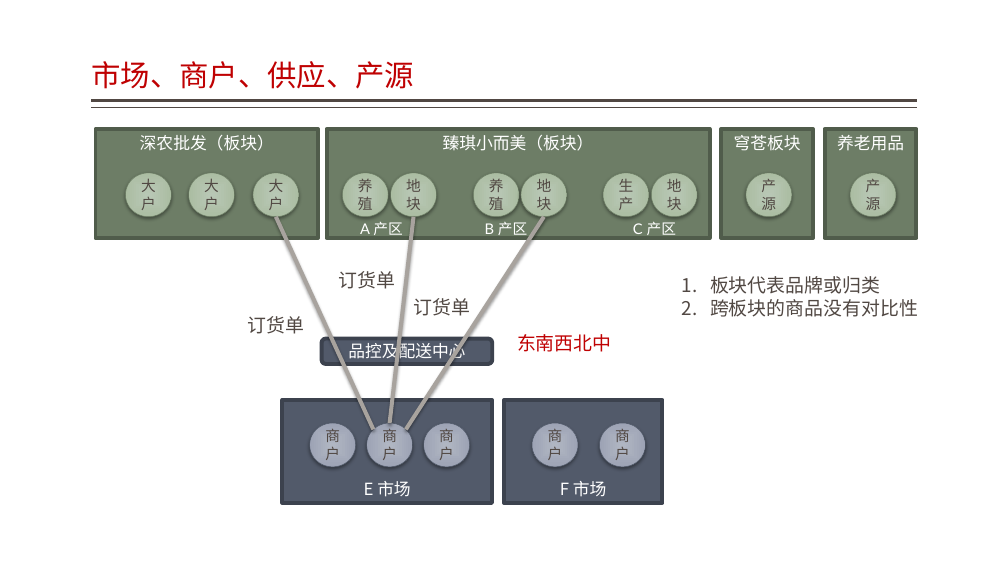
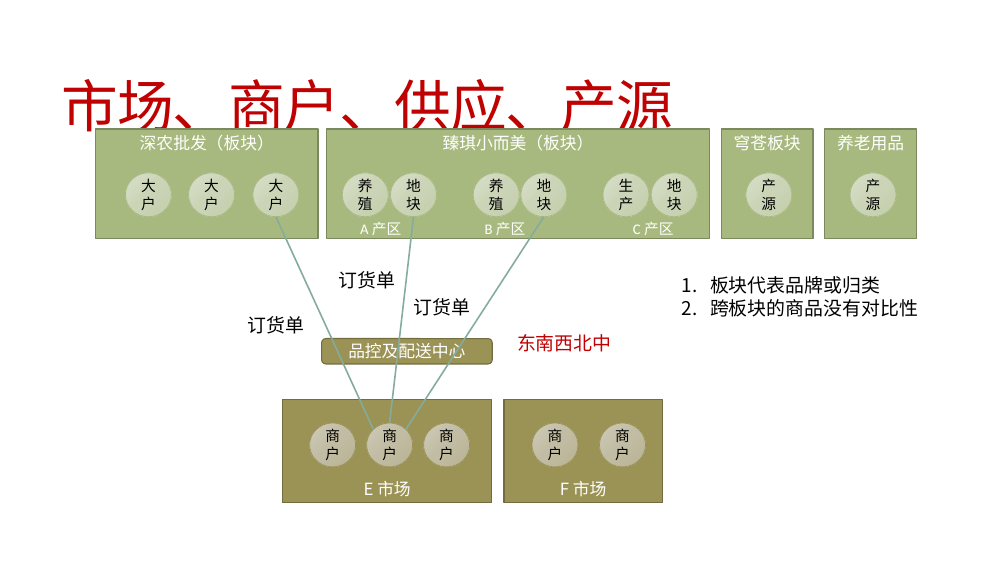
Before and after one commit to jzgi/chainsmart, a slide deck: slide 23 of Docs/中惠农通平台设计.pptx (slide 18 before the commit). Drawn at 1008x567 pixels with LibreOffice and Linux fonts; fonts in the diff are those of the drawing. Boxes give left, top, right and bottom in pixels: in the first picture for what was removed or moved away, otherwise in the second. Text is boxed around its words. In the diff, an @@ line names an element or a change of style, - is before the commit and + after.

```diff
--- a/Docs/中惠农通平台设计.pptx
+++ b/Docs/中惠农通平台设计.pptx
@@ title "市场、商户、供应、产源": place and size @@
-title "市场、商户、供应、产源" at <box>91,61,414,89</box>
+title "市场、商户、供应、产源" at <box>62,79,673,141</box>
@@ title "市场、商户、供应、产源" at <box>62,79,673,141</box>: size 28 to 54 pt, letter spacing 0 to -1.2 pt; line spacing 0.9 to 0.85; vertical alignment bottom to middle @@
@@ line removed from (917, 101) to (91, 101) @@
@@ line removed from (917, 108) to (91, 108) @@
@@ fill #6D7D66 to #A8B97F; outline #515C4B 3.78 pt to #7C895E 1 pt in 4 elements at <box>95,129,318,238</box>, <box>327,129,710,238</box>, <box>721,129,813,238</box>, <box>825,129,917,238</box> @@
@@ text colour #514843 to #000000; fill gradient #BAC9B4 to #AABDA3 to gradient #D9E0CB to #CBD5B7 to #C4CFAB; outline #6A7B63 0.5 pt to #A8B97F 0.75 pt; shadow off in 11 elements at <box>343,173,389,217</box>, <box>391,173,437,217</box>, <box>188,173,234,217</box>, <box>253,173,299,217</box>, <box>603,173,650,217</box>, <box>651,173,697,217</box>, <box>473,173,520,217</box>, <box>521,173,567,217</box>, <box>126,173,172,217</box>, <box>746,173,792,217</box>, <box>850,173,896,217</box> @@
@@ line (374, 430) - (276, 217): stroke #A8A39E 3.82 pt to #84AC9D 1.5 pt @@
@@ font Lato to Calibri in 3 elements at <box>485,222,525,235</box>, <box>633,222,673,235</box>, <box>360,222,401,235</box> @@
@@ line (389, 423) - (414, 217): stroke #A8A39E 3.82 pt to #84AC9D 1.5 pt @@
@@ line (406, 430) - (544, 217): stroke #A8A39E 3.82 pt to #84AC9D 1.5 pt @@
@@ font Lato to Calibri, text colour #514843 to #000000 in 3 elements at <box>339,271,396,289</box>, <box>248,316,305,334</box>, <box>413,298,470,316</box> @@
@@ text "板块代表品牌或归类" at <box>710,276,918,317</box>: text colour #514843 to #000000 @@
@@ fill #525A6A to #9B9256; outline #3D434E 3.78 pt to #736C40 1 pt in 3 elements at <box>321,339,492,364</box>, <box>283,400,492,503</box>, <box>504,400,663,503</box> @@
@@ text colour #514843 to #000000; fill gradient #B1B6C2 to #9EA5B5 to gradient #CFCBB8 to #C2BDA4 to #BAB494; outline #505868 0.5 pt to #9B9256 0.75 pt; shadow off in 5 elements at <box>310,423,356,467</box>, <box>367,423,413,467</box>, <box>532,423,578,467</box>, <box>600,423,646,467</box>, <box>423,423,470,467</box> @@
```
Also in this commit, not shown: 38 other slides changed, 5 slides added, 1 slide removed, 52 other files.
